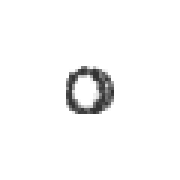
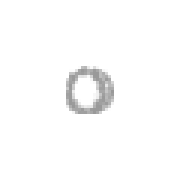
Layered file, before and after one edit (w=180, h=180). Changes by layer:
added layer "레이어 1 복사 2" (40%) above "레이어 1 복사" over [66, 66, 114, 114]
hid "레이어 1 복사" over [66, 66, 114, 114]
